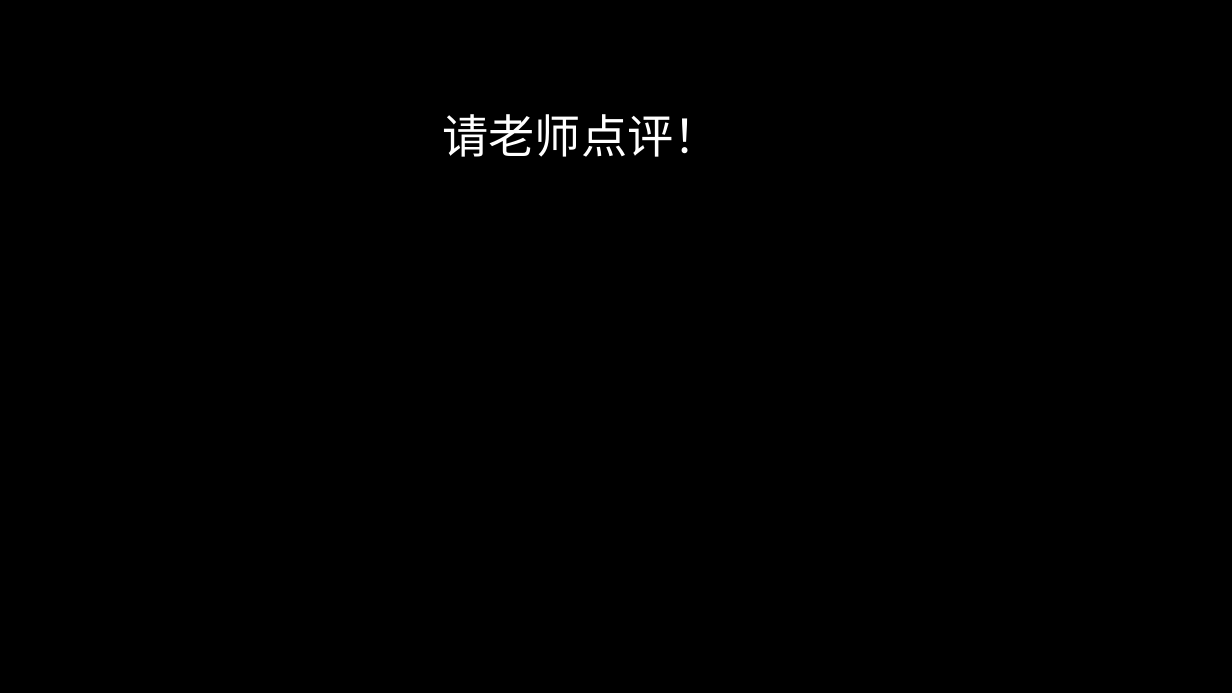
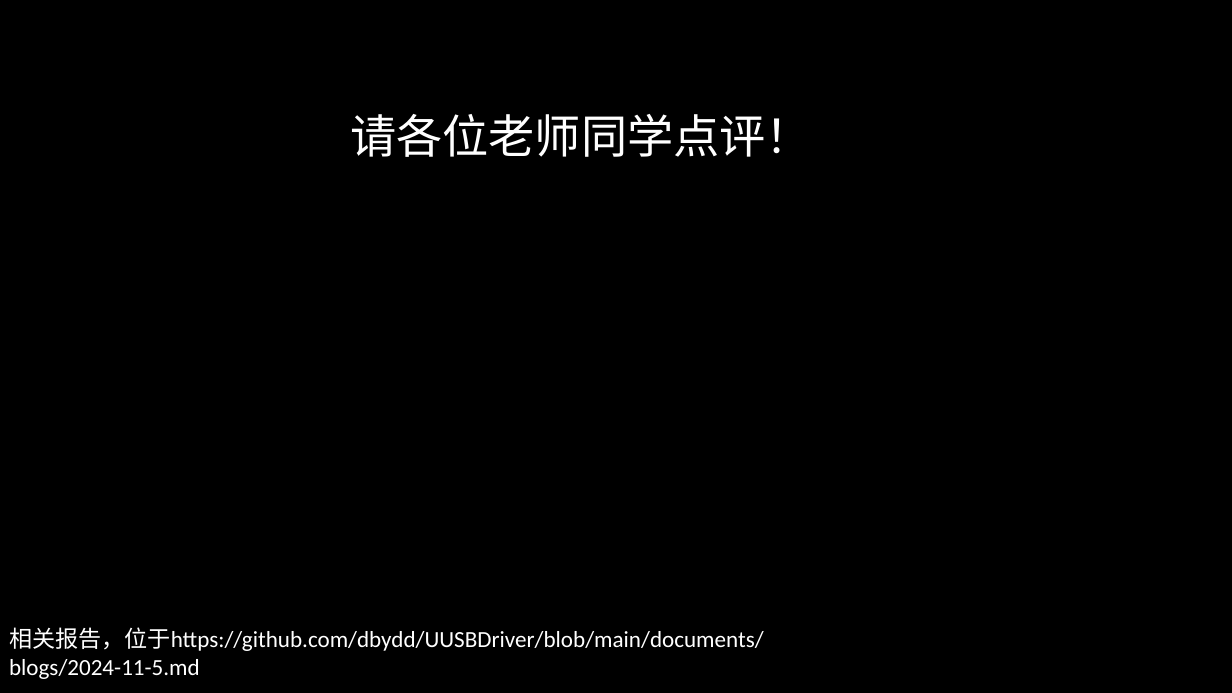
Before and after one commit to dbydd/UUSBDriver, a slide deck: slide 10 of documents/final_1.pptx. Drawn at 1232x693 pixels with LibreOffice and Linux fonts; fonts in the diff are those of the drawing; background and template pictures are left out. Boxes give left, top, right and bottom in pixels: in the first picture for what was removed or moved away, otherwise in the second. Text is boxed around its words. In the diff, an @@ line names an element or a change of style, - is before the commit and + after.

Commit message:
修改了最终报告

```diff
--- a/documents/final_1.pptx
+++ b/documents/final_1.pptx
@@ title at (350,114,812,157): text changed @@
-请老师点评！
+请各位老师同学点评！
@@ text added at (9,627,764,679), 18 pt, text #FFFFFF @@
+相关报告，位于https://github.com/dbydd/UUSBDriver/blob/main/documents/blogs/2024-11-5.md
```
Also in this commit, not shown: 1 other file.
